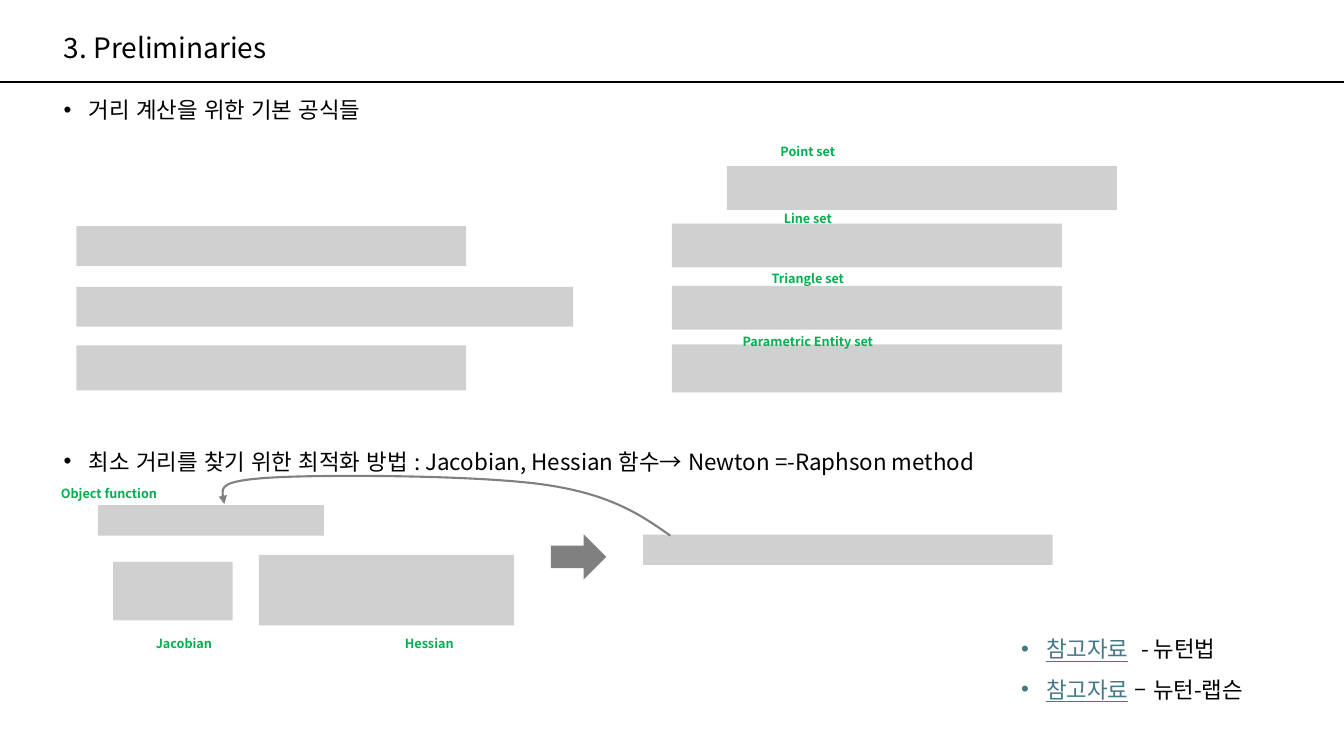
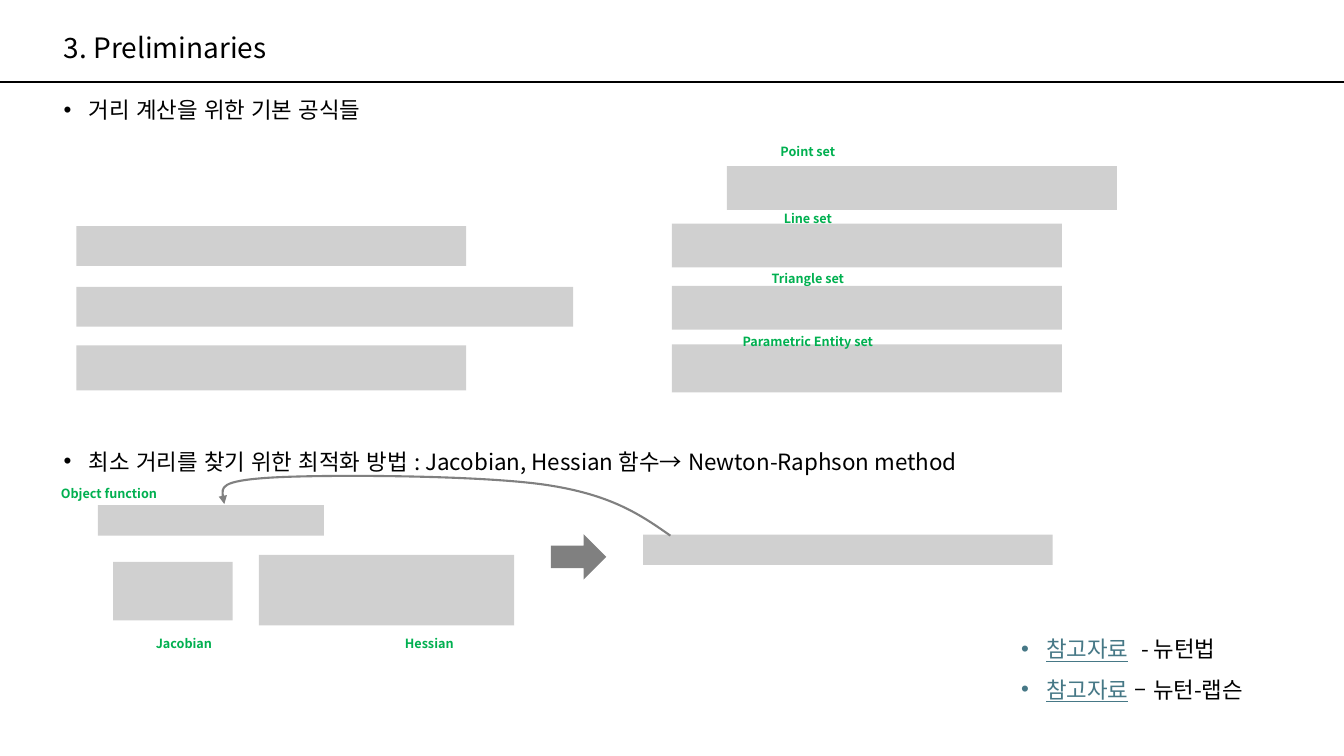
Before and after one commit to PeterykSong/PeterykSong.github.io, a slide deck: slide 4 of _robotics/_materials/A Method for Registration of 3-D Shapes.pptx. Drawn at 1344x756 pixels with LibreOffice and Linux fonts; fonts in the diff are those of the drawing; grey boxes stand for pictures. Boxes give left, top, right and bottom in pixels: in the first picture for what was removed or moved away, otherwise in the second. Text is boxed around its words. In the diff, an @@ line names an element or a change of style, - is before the commit and + after.

```diff
--- a/_robotics/_materials/A Method for Registration of 3-D Shapes.pptx
+++ b/_robotics/_materials/A Method for Registration of 3-D Shapes.pptx
@@ text at <box>89,451,956,475</box>: text changed @@
-• 최소 거리를 찾기 위한 최적화 방법 : Jacobian, Hessian 함수→ Newton =-Raphson method
+• 최소 거리를 찾기 위한 최적화 방법 : Jacobian, Hessian 함수→ Newton-Raphson method
```
Also in this commit, not shown: 4 other slides changed, 6 slides added, 3 slides removed.
